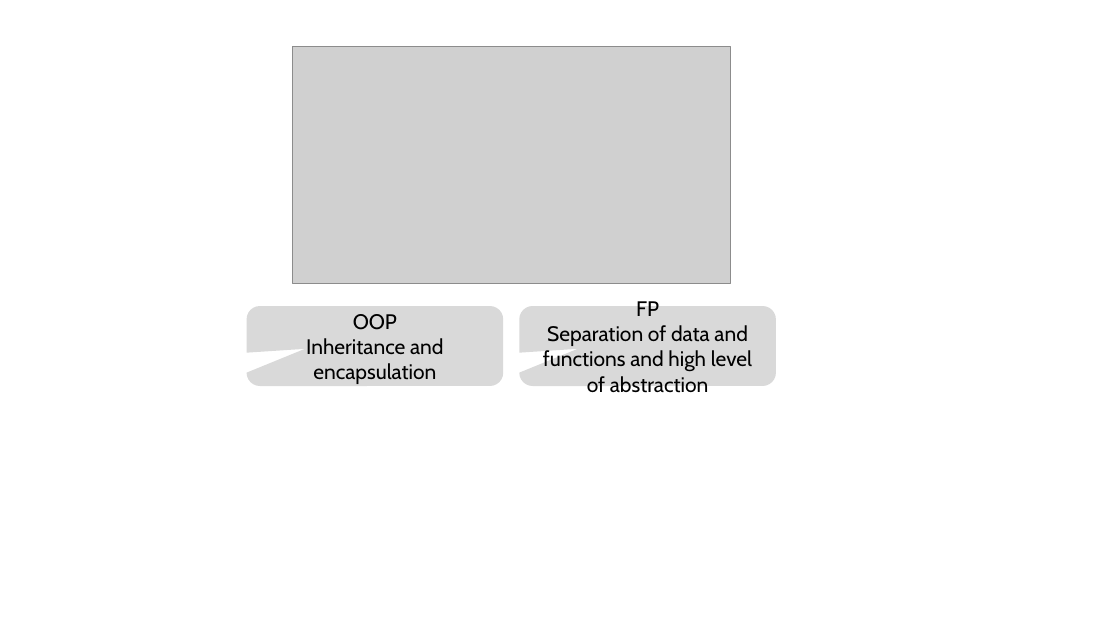
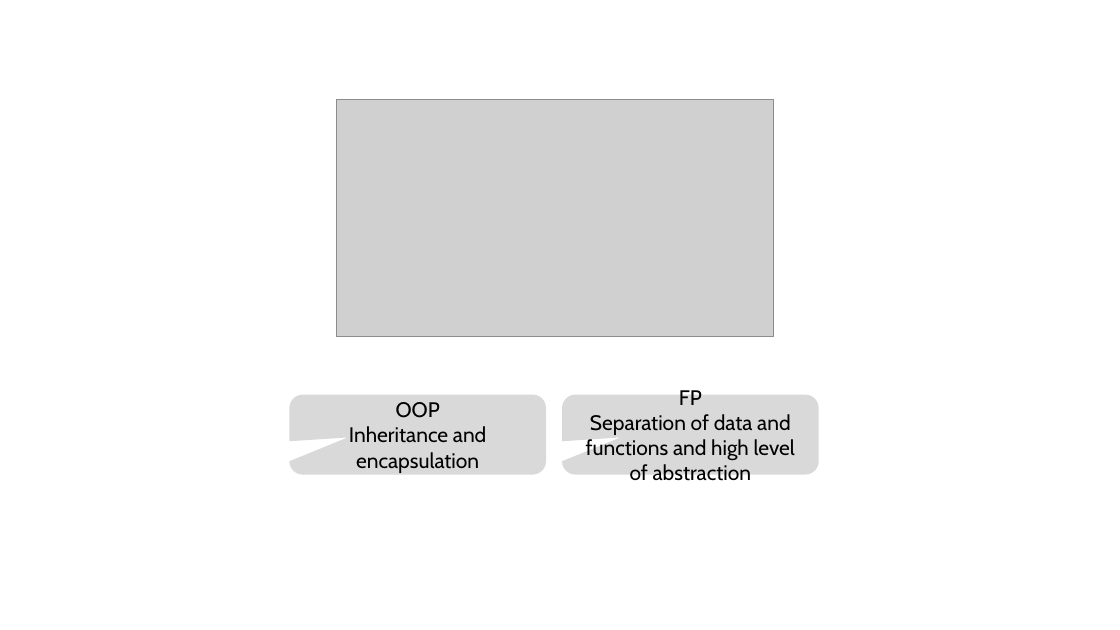
Before and after one commit to cvmartin/eflows.site, a slide deck: slide 8 of support/support_eflows.pptx (slide 5 before the commit). Drawn at 1120x630 pixels with LibreOffice and Linux fonts; fonts in the diff are those of the drawing; grey boxes stand for pictures. Boxes give left, top, right and bottom in pixels: in the first picture for what was removed or moved away, otherwise in the second. Text is boxed around its words. In the diff, an @@ line names an element or a change of style, - is before the commit and + after.

```diff
--- a/support/support_eflows.pptx
+++ b/support/support_eflows.pptx
@@ picture: place and size @@
-picture at bbox=[292, 47, 730, 283]
+picture at bbox=[336, 100, 774, 336]
@@ rounded speech box "OOP": place and size @@
-rounded speech box "OOP" at bbox=[247, 306, 504, 386]
+rounded speech box "OOP" at bbox=[289, 395, 546, 475]
@@ rounded speech box "FP": place and size @@
-rounded speech box "FP" at bbox=[519, 306, 776, 386]
+rounded speech box "FP" at bbox=[562, 395, 819, 475]
```
Also in this commit, not shown: 6 other slides changed, 3 slides added, 6 slides removed, 14 other files.
